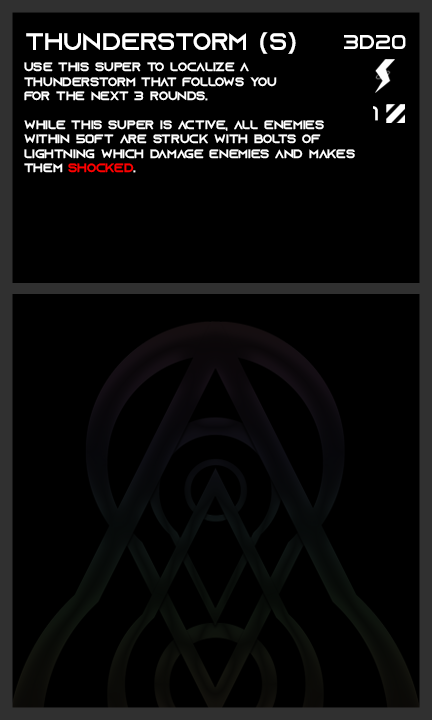
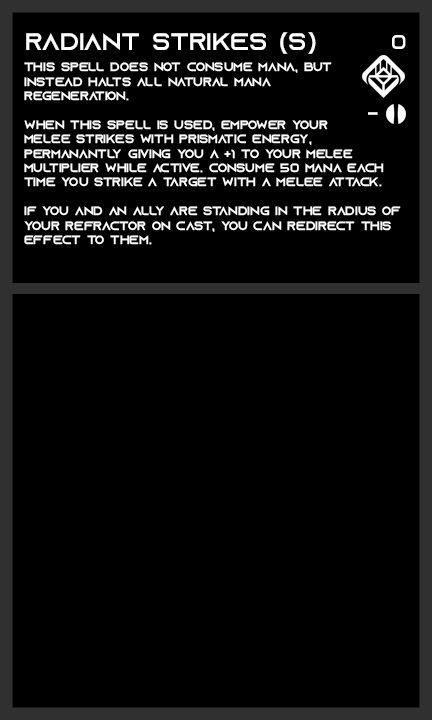
The second w=432, h=720 image is a revision of the first. Changes to its layers:
hid "Anti Tank" over (x1=386, y1=104, x2=405, y2=123)
showed "Standard" over (x1=386, y1=104, x2=406, y2=124)
painted on "AP" over (x1=368, y1=106, x2=378, y2=121)
renamed "3d20" to "0", painted on it over (x1=344, y1=35, x2=390, y2=49)
painted on "description" over (x1=24, y1=62, x2=401, y2=245)
renamed "thunderstorm (s)" to "radiant strikes (s)", painted on it over (x1=26, y1=32, x2=316, y2=54)
hid "electricity" over (x1=375, y1=59, x2=395, y2=93)
showed "prism" over (x1=362, y1=55, x2=405, y2=98)
hid "Signature" over (x1=12, y1=321, x2=420, y2=708)
